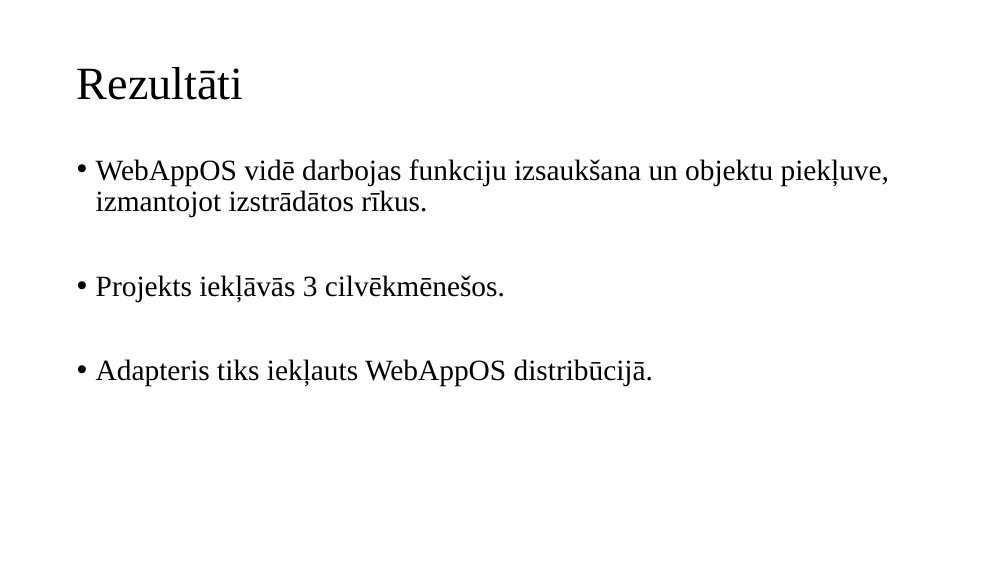
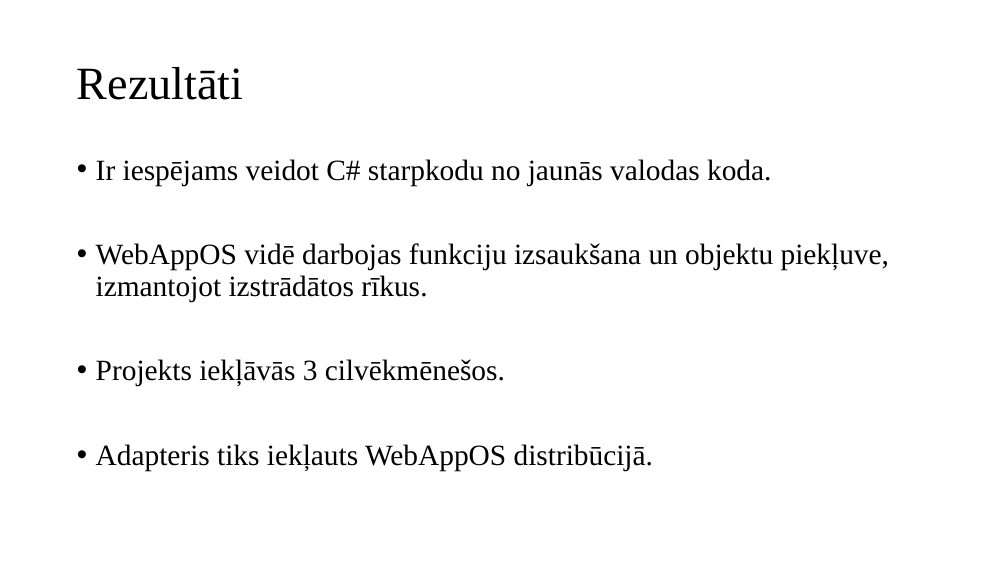
Before and after one commit to artiks12/webAppOS, a slide deck: slide 13 of src/Qualification project/Documentation/Garbage/Prezentācija_ap19122.pptx (slide 11 before the commit). Drawn at 1008x567 pixels with LibreOffice and Linux fonts; fonts in the diff are those of the drawing. Boxes give left, top, right and bottom in pixels: in the first picture for what was removed or moved away, otherwise in the second. Text is boxed around its words. In the diff, an @@ line names an element or a change of style, - is before the commit and + after.

```diff
--- a/src/Qualification project/Documentation/Garbage/Prezentācija_ap19122.pptx
+++ b/src/Qualification project/Documentation/Garbage/Prezentācija_ap19122.pptx
@@ text at [96, 159, 771, 186]: paragraph added @@
+• Ir iespējams veidot C# starpkodu no jaunās valodas koda.
```
Also in this commit, not shown: 2 other slides changed, 2 slides added, 15 other files.
